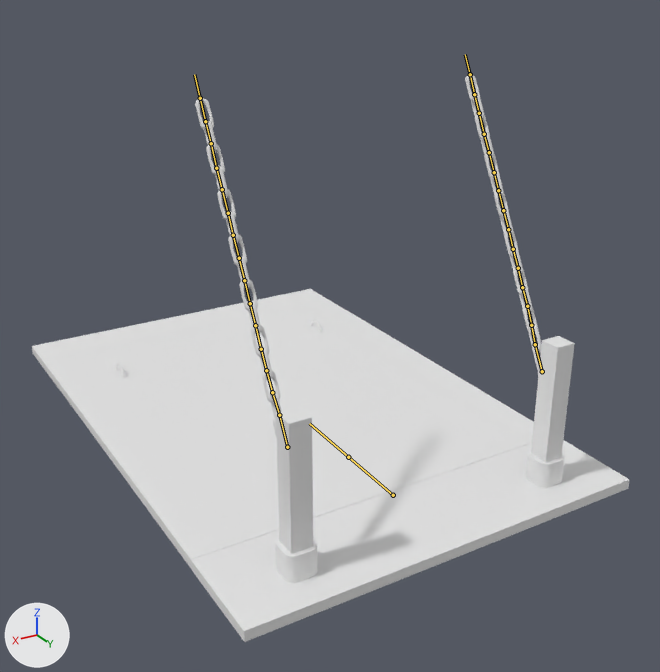
Before and after pictures for a commit that changed the FBX model Assets/_/Graphics/Model 3D/Pont/LP_Pont.Anim.fbx.
Before and after are seen from a 50 mm lens placed at (4.19, 7.86, 4.66), pointed at (-0.19, 0.57, 1.02). Every picture has the same lights, and +X, +Y and +Z are marked at lower left. The bones that bend it are drawn over the model as lines.

The first picture shows 'LP_Chaine', 'LP_Pont', 'LP_PortePont', 'LP_Poteau'.
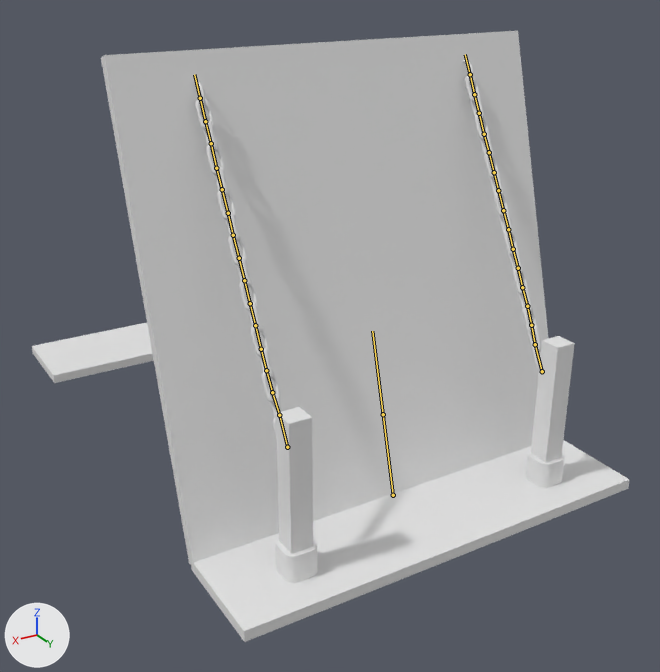
Commit message: Modif Asset Pont Levis

The newer file adds an action. The first version stands in its rest pose; the second is drawn at frame 1 of the action 'Armature|Idle_Debout'.

The change in detail:
Bone 'Bone' (bone_bone) turns from (0, 0, 0) to (0, 0, -75) degrees about its own x, y and z.

Changed parts and their boxes [x1, y1, x2, y2] in the pictures (660 x 672 px):
'LP_Pont', posed (7% narrower, 106% taller)
    before: [54, 310, 534, 568]
    after: [101, 31, 548, 564]
bone 'Bone', root to tip
    before: (393, 495) to (348, 457)
    after: (393, 495) to (383, 414)
